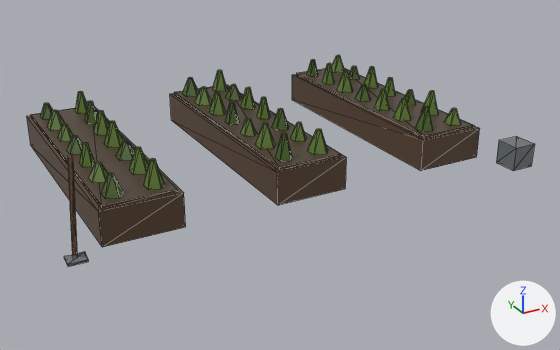
A saved change to the glTF model assets/models/room_farm_1.glb.
One viewpoint serves both versions: a camera (50 mm lens) standing at (-4.19, -8.2, 3.79) and looking at (0.05, -0.5, -0.07). Arrows for +X, +Y and +Z are at lower right; the lights stay in place. The picture after the commit comes second. Mesh edges are drawn as thin lines. Vertices at exactly the same position are counted once.

In view in the first picture: 'room_farm_1'.
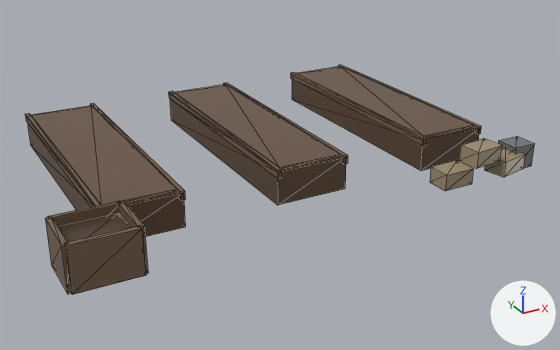
Boxes (x1, y1, x2, y2) around the edits, measured in the pictures (560 x 350 px):
'room_farm_1', reshaped (8% taller)
    before: (27, 55, 534, 267)
    after: (26, 65, 534, 295)
part 1 of me_room_farm_1, added
    after: (26, 113, 100, 207)
part 2 of me_room_farm_1, added
    after: (90, 103, 185, 200)
part 3 of me_room_farm_1, added
    after: (169, 91, 282, 179)
part 4 of me_room_farm_1, added
    after: (224, 83, 348, 164)
part 5 of me_room_farm_1, added
    after: (291, 72, 427, 146)
part 6 of me_room_farm_1, added
    after: (338, 65, 481, 134)
part 7 of me_room_farm_1, added (brown)
    after: (45, 217, 71, 294)
part 8 of me_room_farm_1, added (brown)
    after: (118, 201, 148, 274)
part 9 of me_room_farm_1, added (brown)
    after: (64, 226, 146, 295)
part 10 of me_room_farm_1, added (brown)
    after: (48, 201, 121, 227)
part 11 of me_room_farm_1, added (brown)
    after: (58, 213, 130, 242)
part 12 of me_room_farm_1, added (brown)
    after: (430, 160, 473, 191)
part 13 of me_room_farm_1, deleted
    before: (40, 55, 461, 267)
part 14 of me_room_farm_1, added (brown)
    after: (459, 139, 525, 177)
part 15 of me_room_farm_1, recoloured
    before: (27, 68, 528, 247)
    after: (27, 66, 528, 237)

The change, as a list of edits to the scene's bpy script:
```text
Change me_room_farm_1:
    used by ob_room_farm_1; location = (0.0, 0.0, 0.0)
    remove me_room_farm_1.from_pydata(...)  # 492 vertices, 780 faces; spans x -2.85..2.85, y -1.9..1.85, z 0.0..1.19
    add me_room_farm_1.from_pydata(...)  # 168 vertices, 252 faces; spans x -2.98..2.85, y -2.08..1.87, z 0.0..0.5
    me_room_farm_1 part 1: a new loose piece, a box spanning x -2.455..-2.405, y -1.37..1.87, z 0.33..0.43, in mat_surface
    me_room_farm_1 part 2: a new loose piece, a box spanning x -1.595..-1.545, y -1.37..1.87, z 0.33..0.43, in mat_surface
    me_room_farm_1 part 3: a new loose piece, a box spanning x -0.455..-0.405, y -1.37..1.87, z 0.33..0.43, in mat_surface
    me_room_farm_1 part 4: a new loose piece, a box spanning x 0.405..0.455, y -1.37..1.87, z 0.33..0.43, in mat_surface
    me_room_farm_1 part 5: a new loose piece, a box spanning x 1.545..1.595, y -1.37..1.87, z 0.33..0.43, in mat_surface
    me_room_farm_1 part 6: a new loose piece, a box spanning x 2.405..2.455, y -1.37..1.87, z 0.33..0.43, in mat_surface
    me_room_farm_1 part 7: a new loose piece, a box spanning x -2.98..-2.92, y -2.05..-1.45, z 0.0..0.5, in mat_surface
    me_room_farm_1 part 8: a new loose piece, a box spanning x -2.28..-2.22, y -2.05..-1.45, z 0.0..0.5, in mat_surface
    me_room_farm_1 part 9: a new loose piece, a box spanning x -2.95..-2.25, y -2.08..-2.02, z 0.0..0.5, in mat_surface
    me_room_farm_1 part 10: a new loose piece, a box spanning x -2.95..-2.25, y -1.48..-1.42, z 0.0..0.5, in mat_surface
    me_room_farm_1 part 11: a new loose piece, a box spanning x -2.91..-2.29, y -2.01..-1.49, z 0.0..0.4, in mat_surface
    me_room_farm_1 part 12: a new loose piece, a box spanning x 1.4..1.8, y -1.99..-1.71, z 0.02..0.22, in mat_surface
    me_room_farm_1 part 13: 44 loose pieces with 436 vertices, spanning x -2.85..2.35, y -1.77..1.72, z 0.0..1.19, are deleted
    me_room_farm_1 part 14
    8 vertices are added at x 1.81..2.66, y -2.03..-1.67, z 0.02..0.22
    8 new vertices lie (0.0, 0.0, 0.2) away from vertices in x 1.81..2.66, y -2.03..-1.67, z 0.02..0.22
    24 new faces join them
    me_room_farm_1 part 15: 73 kept faces spanning x -2.45..2.85, y -1.9..1.85, z 0.0..0.43 get new vertex colours; the middle colour goes from brown #564437 to brown #735a47
```
